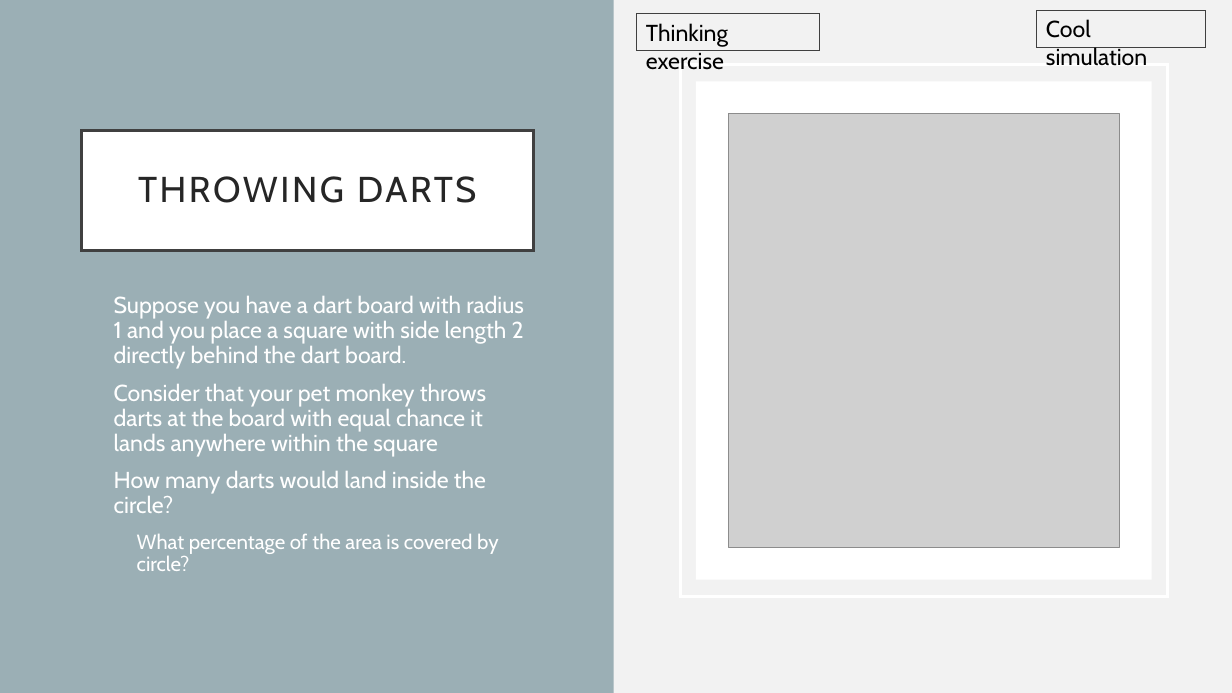
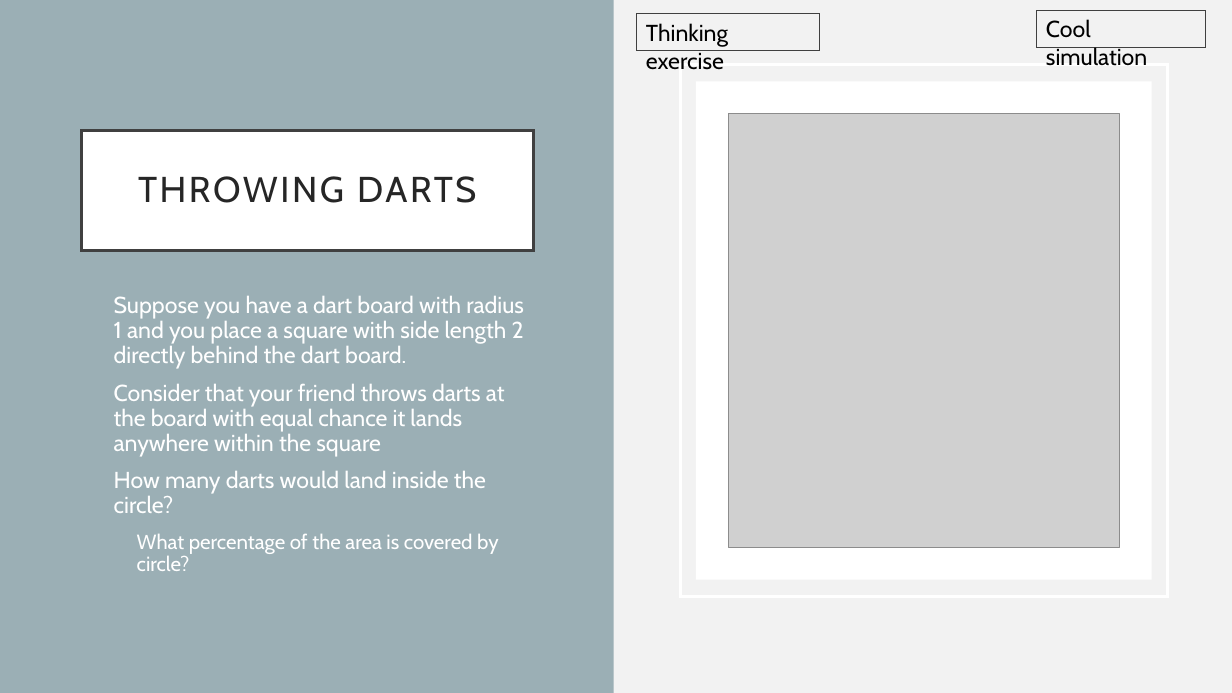
Before and after one commit to UPEI-CS/CS1910-Students, a slide deck: slide 23 of lectures/07-Repetitions/CS1910_Repetitions_Lecture.pptx (slide 25 before the commit). Drawn at 1232x693 pixels with LibreOffice and Linux fonts; fonts in the diff are those of the drawing; grey boxes stand for pictures. Boxes give left, top, right and bottom in pixels: in the first picture for what was removed or moved away, otherwise in the second. Text is boxed around its words. In the diff, an @@ line names an element or a change of style, - is before the commit and + after.

```diff
--- a/lectures/07-Repetitions/CS1910_Repetitions_Lecture.pptx
+++ b/lectures/07-Repetitions/CS1910_Repetitions_Lecture.pptx
@@ text at [114,384,505,457]: text changed @@
-• Consider that your pet monkey throws darts at the board with equal chance it lands anywhere within the square
+• Consider that your friend throws darts at the board with equal chance it lands anywhere within the square
```
Also in this commit, not shown: 3 other slides changed, 2 slides removed, 1 other file.
